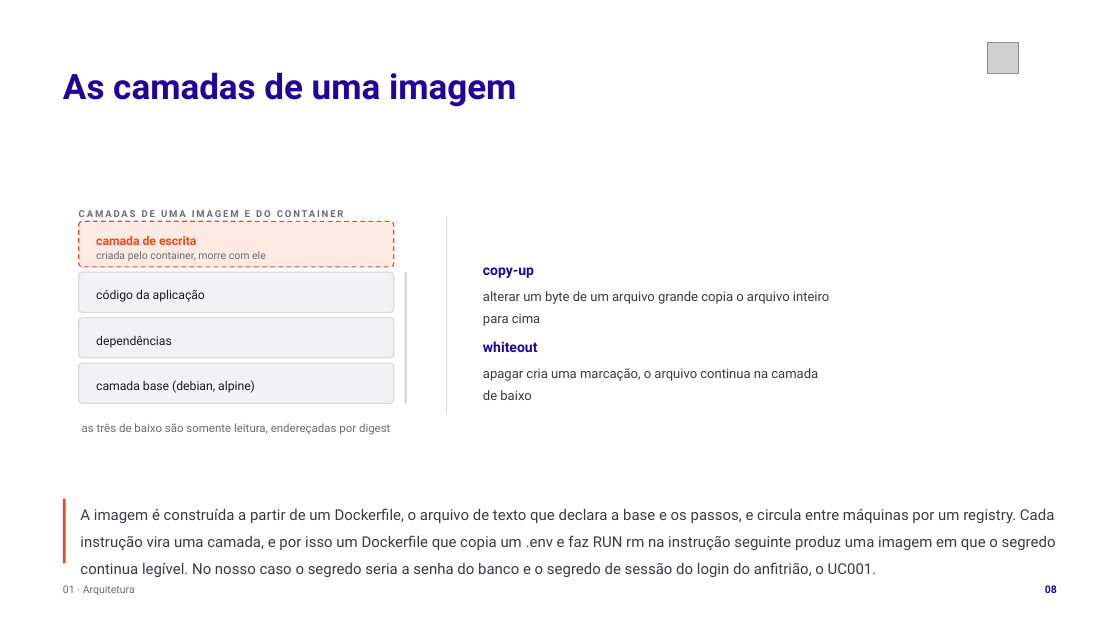
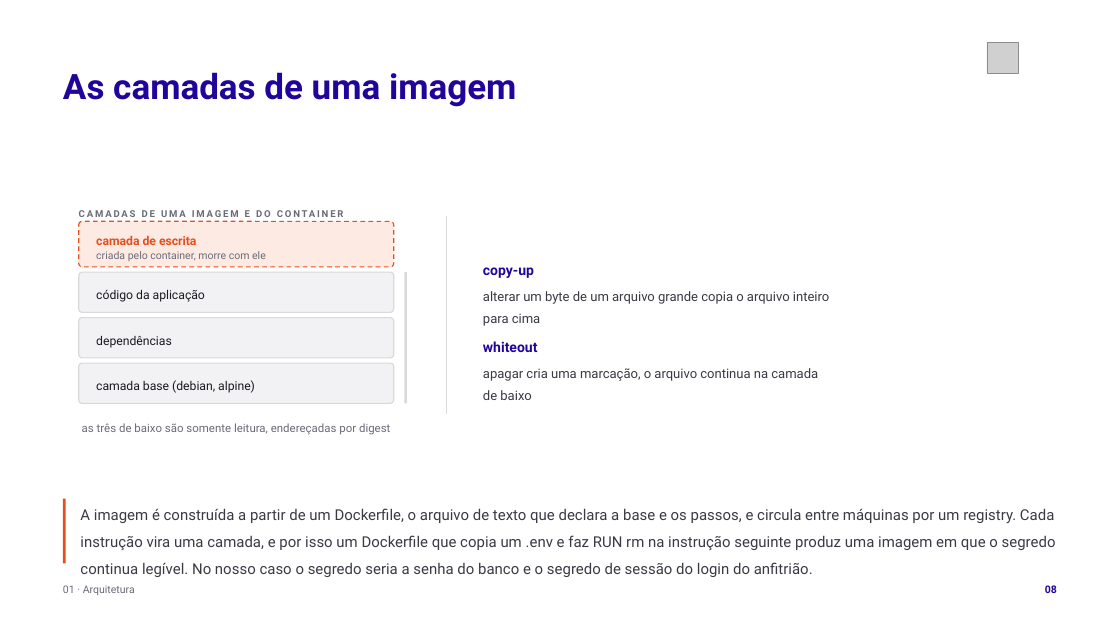
Before and after one commit to tcpassos/invite-app, a slide deck: slide 8 of trabalhos/T1-Docker-Invite-People.pptx. Drawn at 1120x630 pixels with LibreOffice and Linux fonts; fonts in the diff are those of the drawing; grey boxes stand for pictures. Boxes give left, top, right and bottom in pixels: in the first picture for what was removed or moved away, otherwise in the second. Text is boxed around its words. In the diff, an @@ line names an element or a change of style, - is before the commit and + after.

```diff
--- a/trabalhos/T1-Docker-Invite-People.pptx
+++ b/trabalhos/T1-Docker-Invite-People.pptx
@@ text at (x1=80, y1=508, x2=1056, y2=577): text changed @@
-A imagem é construída a partir de um Dockerfile, o arquivo de texto que declara a base e os passos, e circula entre máquinas por um registry. Cada instrução vira uma camada, e por isso um Dockerfile que copia um .env e faz RUN rm na instrução seguinte produz uma imagem em que o segredo continua legível. No nosso caso o segredo seria a senha do banco e o segredo de sessão do login do anfitrião, o UC001.
+A imagem é construída a partir de um Dockerfile, o arquivo de texto que declara a base e os passos, e circula entre máquinas por um registry. Cada instrução vira uma camada, e por isso um Dockerfile que copia um .env e faz RUN rm na instrução seguinte produz uma imagem em que o segredo continua legível. No nosso caso o segredo seria a senha do banco e o segredo de sessão do login do anfitrião.
```
Also in this commit, not shown: 4 other slides changed, 8 other files.
